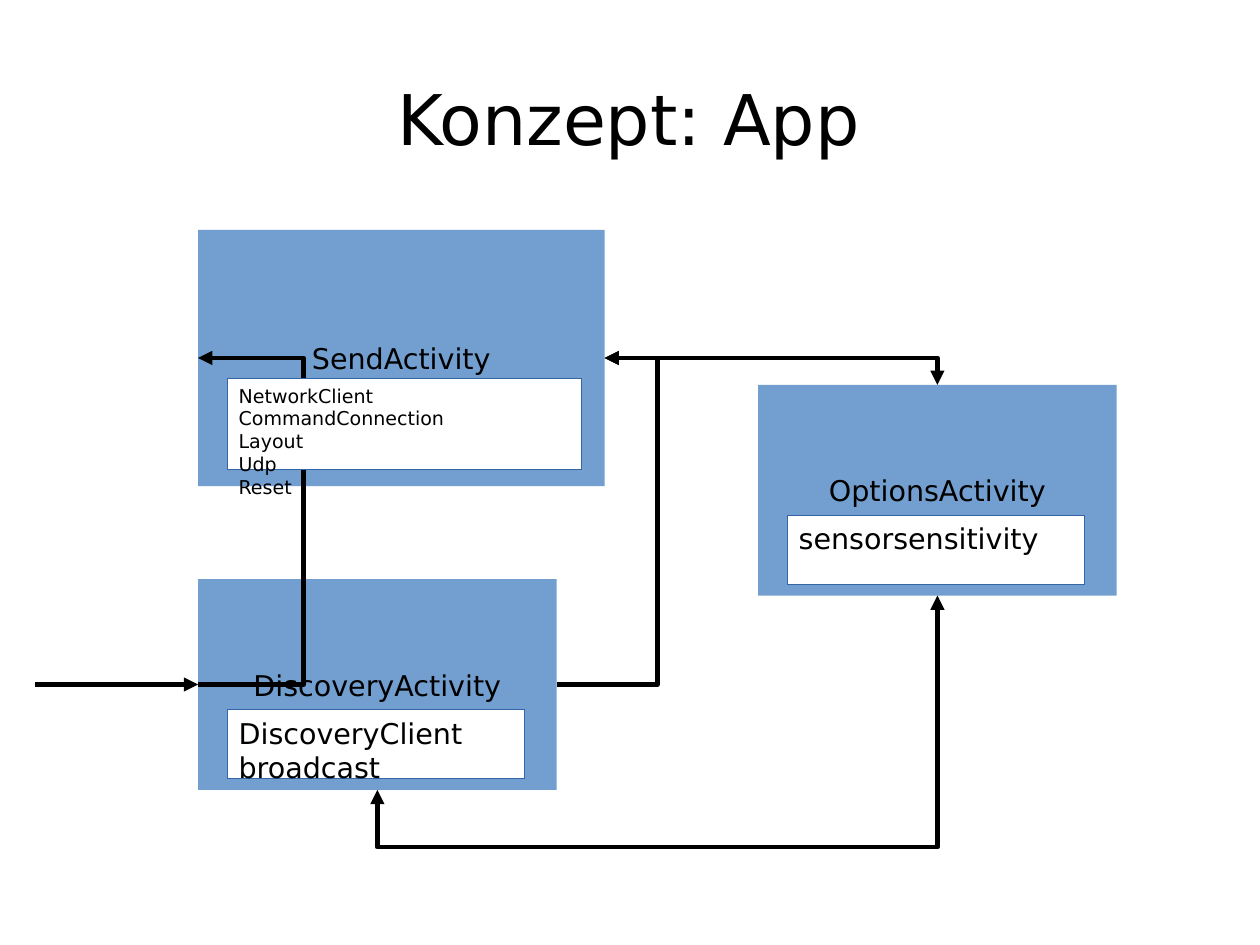
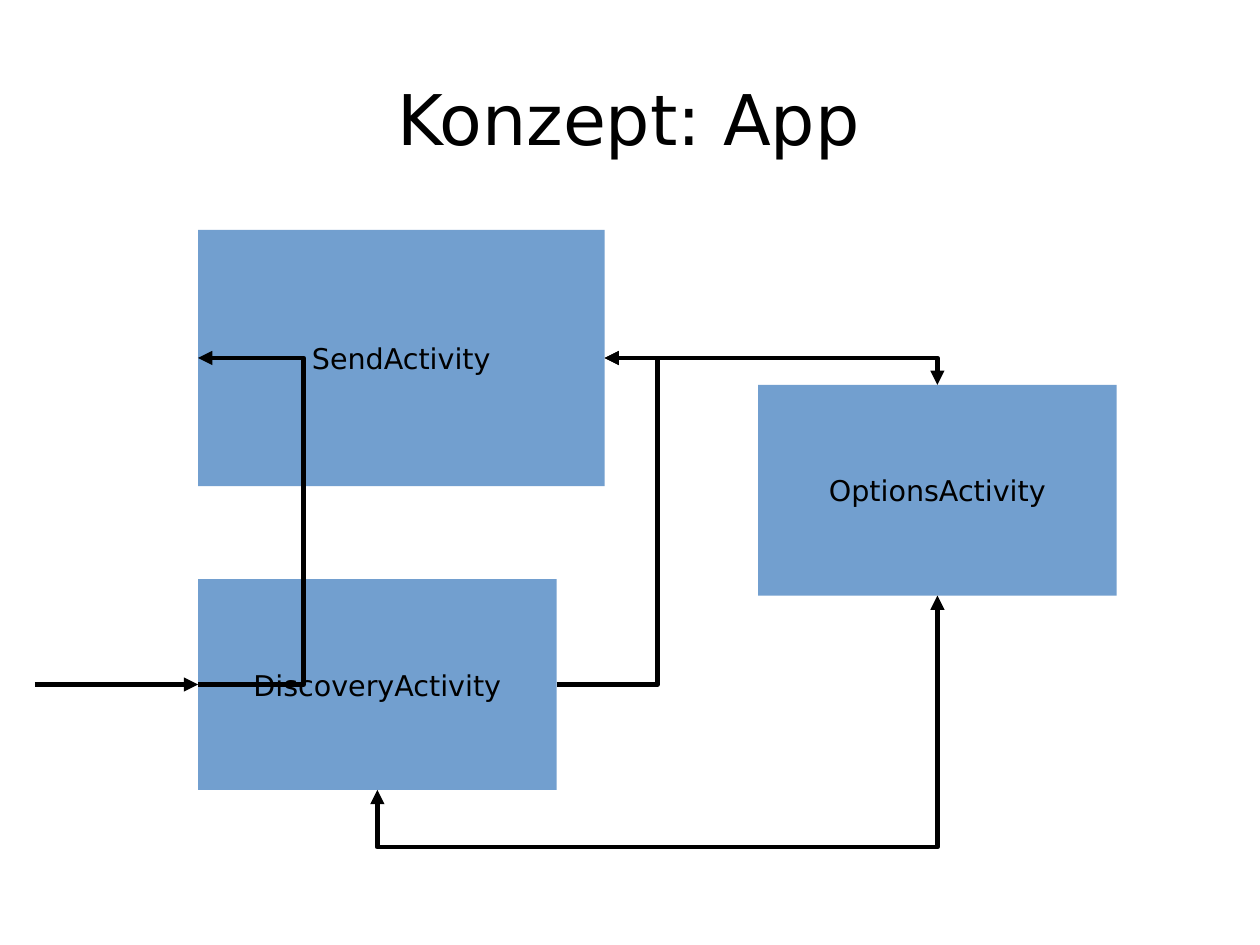
Before and after one commit to enra64/psychic-giggle, a slide deck: slide 11 of zwischenstand anfang dezember.odp (slide 10 before the commit). Drawn at 1260x945 pixels with LibreOffice and Linux fonts; fonts in the diff are those of the drawing. Boxes give left, top, right and bottom in pixels: in the first picture for what was removed or moved away, otherwise in the second. Text is boxed around its words. In the diff, an @@ line names an element or a change of style, - is before the commit and + after.

```diff
--- a/zwischenstand anfang dezember.odp
+++ b/zwischenstand anfang dezember.odp
@@ rectangle removed at [228, 378, 582, 470] @@
@@ text removed at [239, 388, 444, 499] @@
-NetworkClient
-CommandConnection
-Layout
-Udp
-Reset
@@ rectangle removed at [228, 401, 525, 470] @@
@@ rectangle removed at [788, 516, 1085, 584] @@
@@ text removed at [799, 527, 1039, 555] @@
-sensorsensitivity
@@ rectangle removed at [228, 710, 525, 779] @@
@@ text removed at [239, 722, 463, 784] @@
-DiscoveryClient
-broadcast
```
Also in this commit, not shown: 3 other slides changed, 3 slides added, 5 slides removed, 2 other files.
